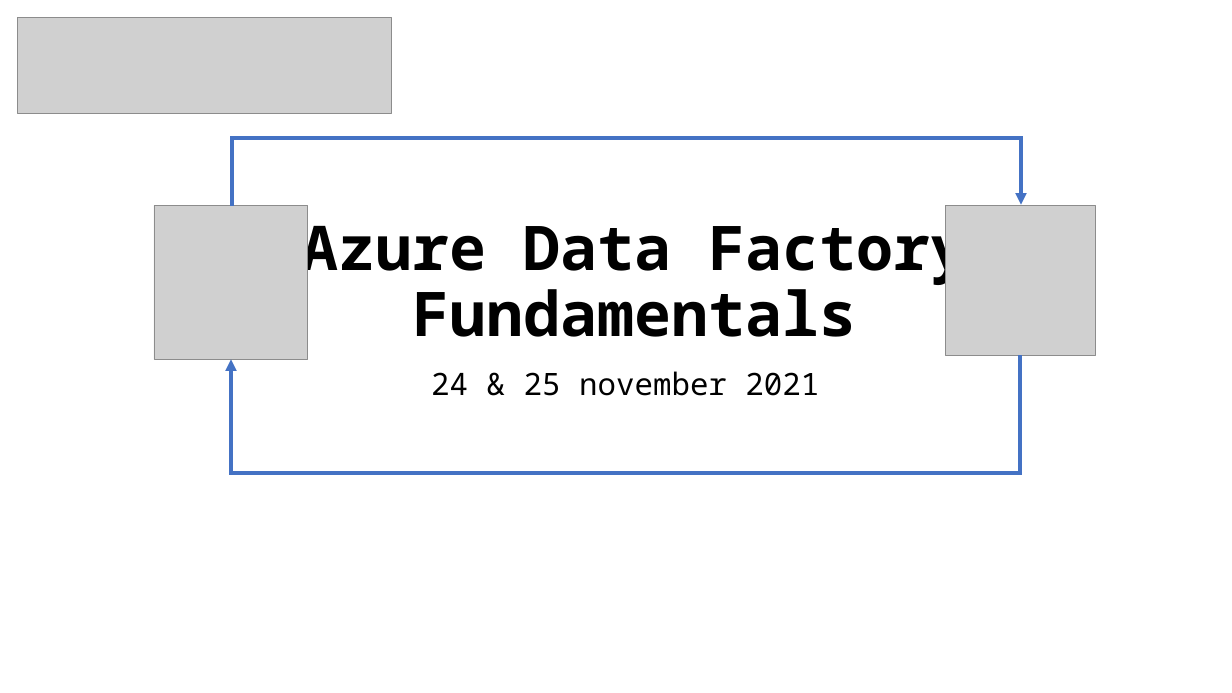
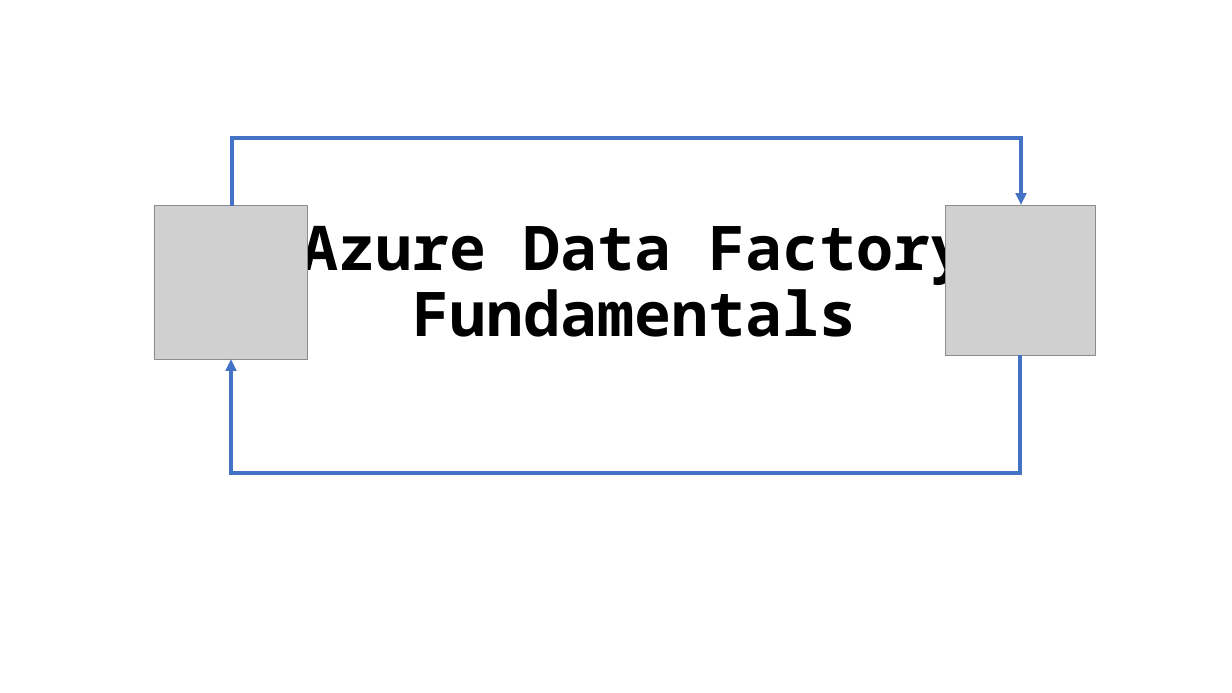
Before and after one commit to wortell-smart-learning/Synapse-Pipelines-Training, a slide deck: slide 1 of Slides/Azure Data Factory Fundamentals Dag 1.pptx. Drawn at 1232x693 pixels with LibreOffice and Linux fonts; fonts in the diff are those of the drawing; grey boxes stand for pictures; background and template pictures are left out. Boxes give left, top, right and bottom in pixels: in the first picture for what was removed or moved away, otherwise in the second. Text is boxed around its words. In the diff, an @@ line names an element or a change of style, - is before the commit and + after.

```diff
--- a/Slides/Azure Data Factory Fundamentals Dag 1.pptx
+++ b/Slides/Azure Data Factory Fundamentals Dag 1.pptx
@@ picture removed at (x1=18, y1=18, x2=392, y2=114) @@
@@ subtitle removed at (x1=431, y1=371, x2=819, y2=396) @@
-24 & 25 november 2021
```
Also in this commit, not shown: 37 other slides changed, 1 other file.
